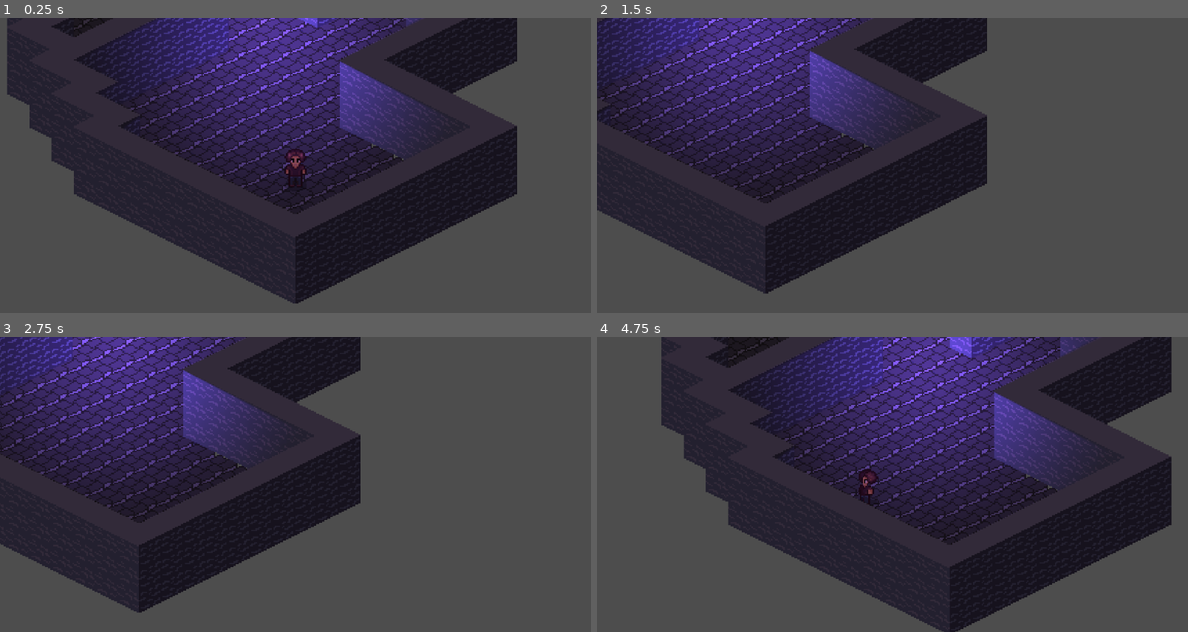
Above: before the commit, frames 1-4 (two rows, left to right).
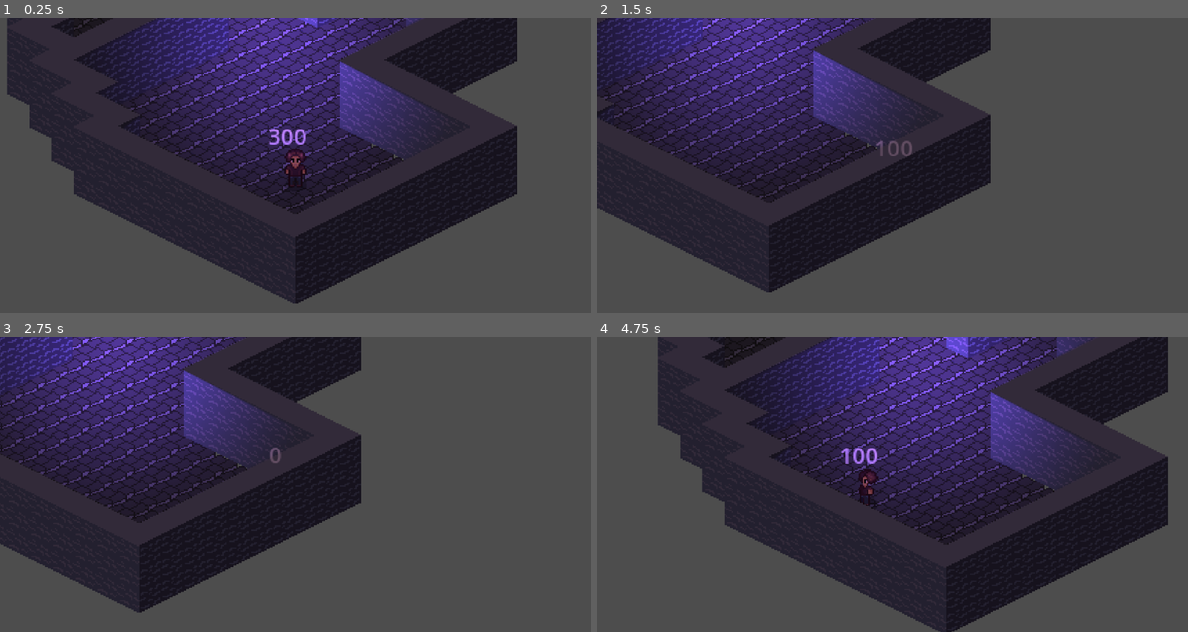
Above: after the commit, the same moments.

Repository: Lucio-Ladeira/empolium-2
Game: Godot game, scene res://scenes/empresa_empolium/empresa_empolium.tscn
Same seed, same stepped clock (60 frames per second), same inputs: the game is played once before the commit and once after it.
Inputs:
- Up to frame 1 (0.25 s): no input
- Up to frame 2 (1.5 s): hold D (move_right) 0.53-1.28 s; tap Space (dash) at 0.6, 1.35 s; hold S (move_down) from 1.28 s (still down)
- Up to frame 3 (2.75 s): release S (move_down) at 2.03 s; hold D (move_right) from 2.03 s (still down); tap Space (dash) at 2.1 s
- Up to frame 4 (4.75 s): release D (move_right) at 2.78 s; hold W (move_up) 2.78-3.53 s; tap Space (dash) at 2.85, 3.6, 4.35 s; hold A (move_left) from 3.53 s (still down)

The runs differ from the first frame. In frame 1, 0.2% of the frame differs, in the area x 45-52%, y 37-43%; in frame 2, 8.3%; in frame 3, 1.2%; in frame 4, 11%, in the area x 10-98%, y 0-100%.

Commit message:
consertei o dash que tava dando uns bug

Diff:
--- a/scenes/plyer/player.gd
+++ b/scenes/plyer/player.gd
@@ -4,9 +4,12 @@
 @export var dash_speed := 250.0
 @export var dash_duration := 0.15
 @export var estamina := 300
-@onready var dash_timer: Timer = $dash_timer
+@onready var estamina_timer: Timer = $estamina_timer
+@onready var dash_timer: Timer = $dashtimer
 @onready var anim_tree: AnimationTree = $AnimationTree
 @onready var anim_state = anim_tree.get("parameters/playback")
+@onready var label: Label = $Label
+
 
 var current_state = player_state.MOVE
 var last_direction := Vector2.DOWN
@@ -17,9 +20,11 @@
 }
 
 func _ready() -> void:
-	dash_timer.start()
+	estamina_timer.start()
+	dash_timer.wait_time = dash_duration
 func _physics_process(_delta):
-	print(estamina)
+	label.text = str(estamina)
+
 	match current_state:
 
 		player_state.MOVE:
@@ -47,20 +52,19 @@
 		velocity = Vector2.ZERO
 	#dash
 	if Input.is_action_just_pressed("dash") and estamina >= 100:
+		estamina_timer.start()
 		estamina -= 100
+		current_state = player_state.DASH
 		dash_timer.start()
-		current_state = player_state.DASH
-		velocity = last_direction * dash_speed
 		return
 	move_and_slide()
 
 
 func dash():
-		velocity = last_direction * dash_speed
-		move_and_slide()
-		await get_tree().create_timer(dash_duration).timeout
-		current_state = player_state.MOVE
-
+	velocity = last_direction * dash_speed
+	move_and_slide()
+func _on_dashtimer_timeout() -> void:
+	current_state = player_state.MOVE
 
 func animation_state(direction):
 	anim_tree.set("parameters/idle/blend_position", direction)
--- a/scenes/plyer/player.tscn
+++ b/scenes/plyer/player.tscn
@@ -395,6 +395,19 @@
 position_smoothing_enabled = true
 rotation_smoothing_enabled = true
 
-[node name="dash_timer" type="Timer" parent="." unique_id=1837932115]
-
-[connection signal="timeout" from="dash_timer" to="." method="_on_timer_timeout"]
+[node name="estamina_timer" type="Timer" parent="." unique_id=1837932115]
+
+[node name="dashtimer" type="Timer" parent="." unique_id=34513896]
+wait_time = 0.5
+one_shot = true
+
+[node name="Label" type="Label" parent="." unique_id=1241413050]
+z_index = 6
+offset_left = -20.0
+offset_top = -33.0
+offset_right = 20.0
+offset_bottom = -10.0
+text = "p"
+
+[connection signal="timeout" from="estamina_timer" to="." method="_on_timer_timeout"]
+[connection signal="timeout" from="dashtimer" to="." method="_on_dashtimer_timeout"]
